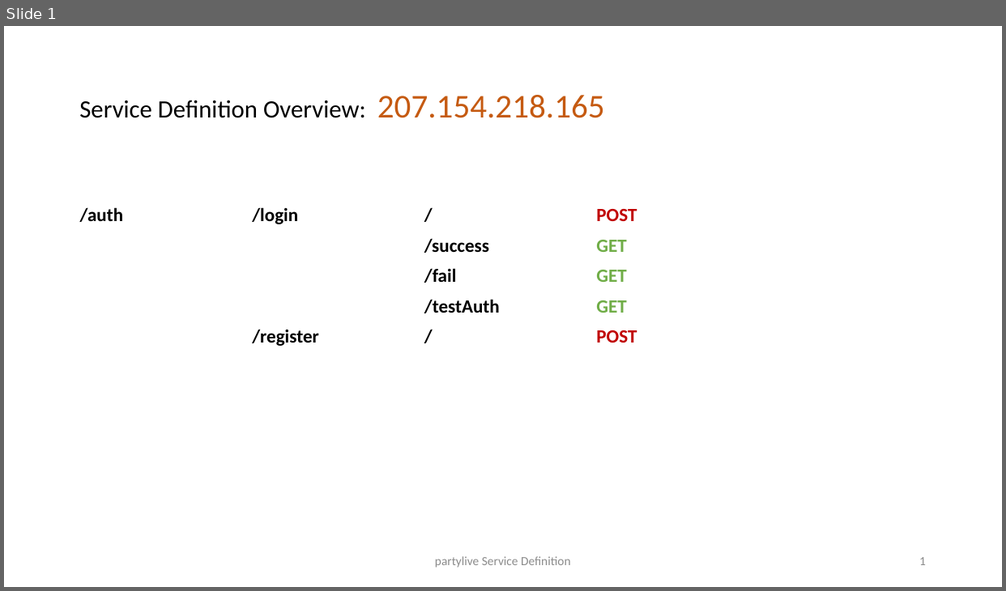
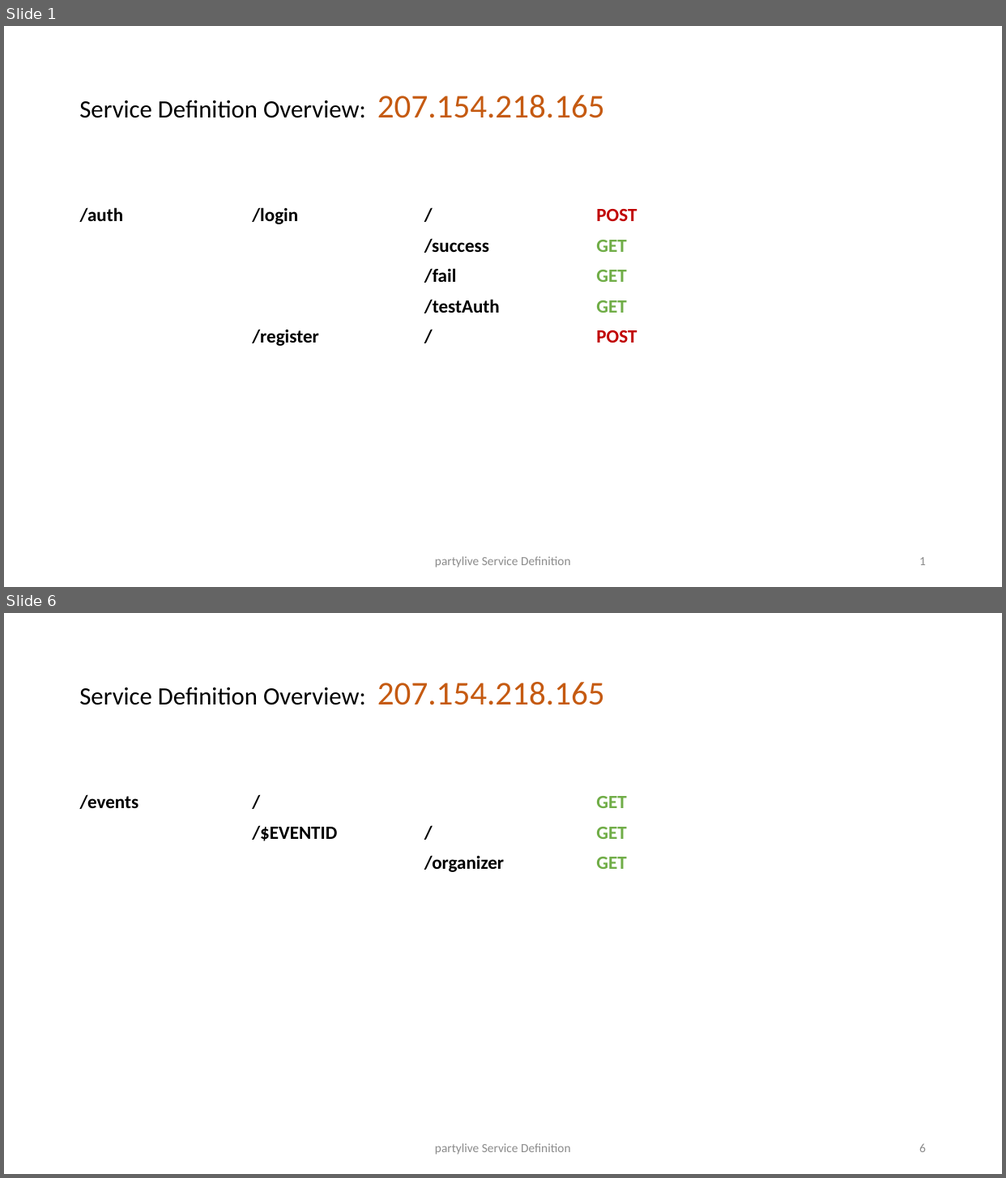
Before and after one commit to mschlechtinger/partylive, a slide deck: Service Definition.pptx. Shown one above the other, each under a label of ours: slide 1 before the commit, slides 1 and 6 after it; the slides between them are not shown. The pictures are 1006x591 and 1006x1178 pixels, drawn with LibreOffice and Linux fonts; fonts in the diff are those of the drawing. Boxes give left, top, right and bottom in pixels: in the first picture for what was removed or moved away, otherwise in the second. Text is boxed around its words. In the diff, an @@ line names an element or a change of style, - is before the commit and + after.

Commit message:
add event services and model

```diff
--- a/Service Definition.pptx
+++ b/Service Definition.pptx
@@ slide 6 added at box(4, 613, 1002, 1174), background #FFFFFF @@
@@ text added at box(79, 682, 605, 705), 24 pt, text #000000 @@
+Service Definition Overview: 207.154.218.165
@@ table added at box(72, 787, 933, 939), 5 rows, 5 columns @@
+/events | / |  | GET | 
+ | /$EVENTID | / | GET | 
+ |  | /organizer | GET | 
+ |  |  |  | 
+ |  |  |  | 
@@ text added at box(435, 1144, 570, 1155), 12 pt, text #8C8C8C @@
+partylive Service Definition
@@ page number added at box(919, 1144, 926, 1152), 12 pt, text #8C8C8C @@
+6
```
Also in this commit, not shown: 3 slides changed, 4 other slides added, 6 other files.
